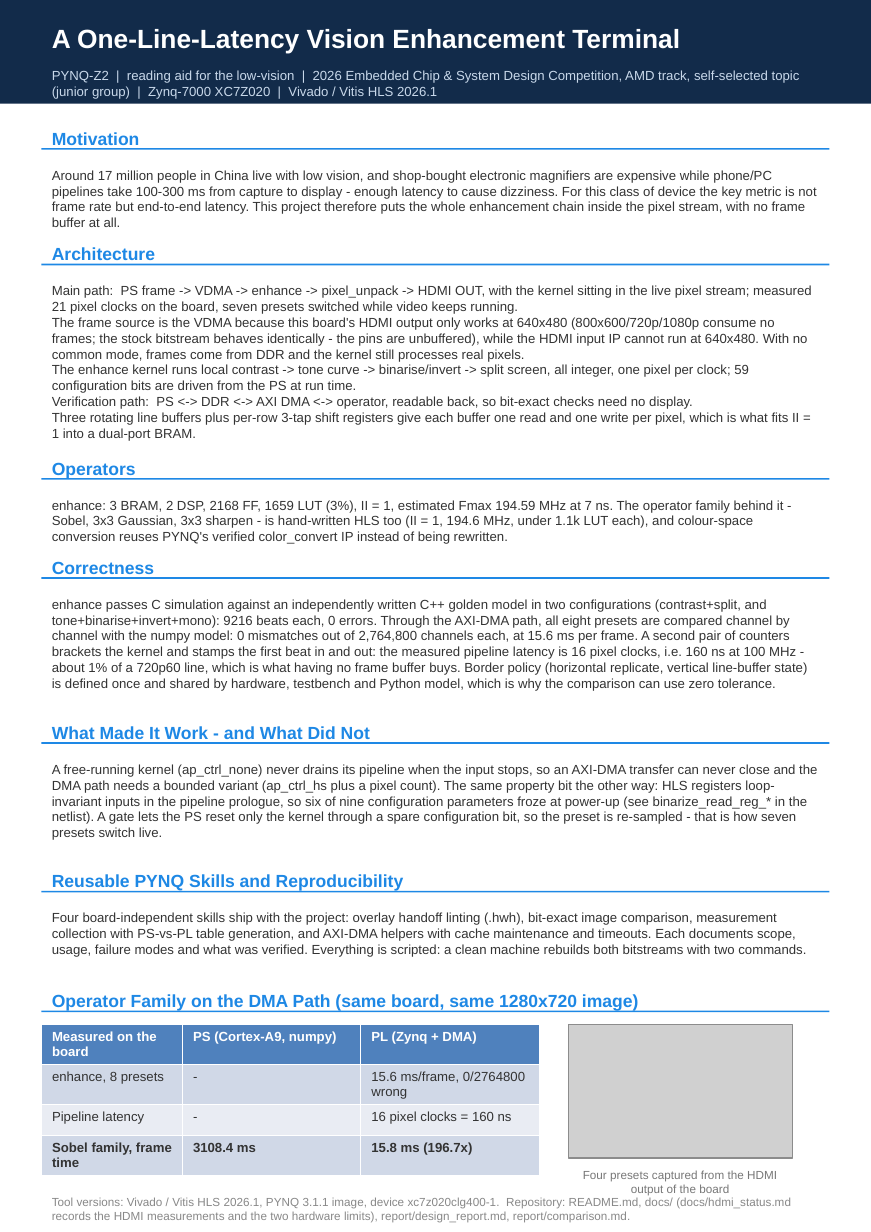
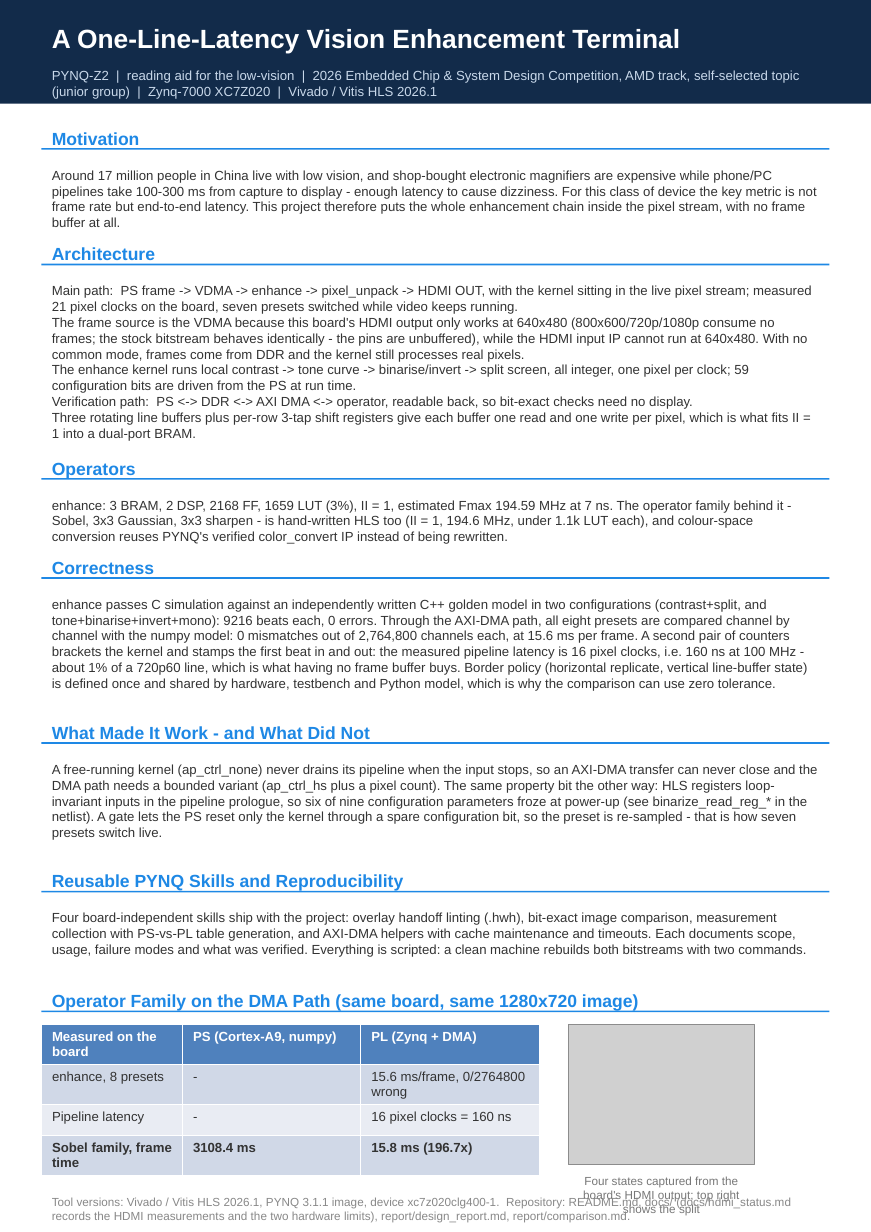
Before and after one commit to yileina459-coder/pynq_lowlight-enhance, a slide deck: slide 1 of report/poster/poster.pptx. Drawn at 871x1232 pixels with LibreOffice and Linux fonts; fonts in the diff are those of the drawing; grey boxes stand for pictures. Boxes give left, top, right and bottom in pixels: in the first picture for what was removed or moved away, otherwise in the second. Text is boxed around its words. In the diff, an @@ line names an element or a change of style, - is before the commit and + after.

Commit message:
evidence(hdmi): final capture set from the stable demo, and a poster figure that shows the split
Six frames from the run that keeps the output path healthy (restart per preset), filed by
what is visible rather than by guessing presets from unsynchronised clocks: the plain
original, a brighter state, a dark state, a desaturated one, an inverted-looking one, and
the split-screen frame.

The split frame is the strongest single piece of evidence in the project: one picture holds
an untouched region and a processed region side by side, which shows the kernel is acting on
the live pixel stream rather than on something the PS composited afterwards. It now sits in
the 2x2 composite that the poster uses.

Poster regenerated for the new composite aspect ratio, figure and caption updated, layout
re-checked (29.18 of 29.70 cm, all shapes inside) and the PDF rebuilt.

```diff
--- a/report/poster/poster.pptx
+++ b/report/poster/poster.pptx
@@ picture: place and size @@
-picture at [568,1024,792,1157]
+picture at [568,1024,754,1164]
@@ text at [583,1176,740,1216]: text changed @@
-Four presets captured from the HDMI output of the board
+Four states captured from the board's HDMI output; top right shows the split
```
Also in this commit, not shown: 12 other files.
